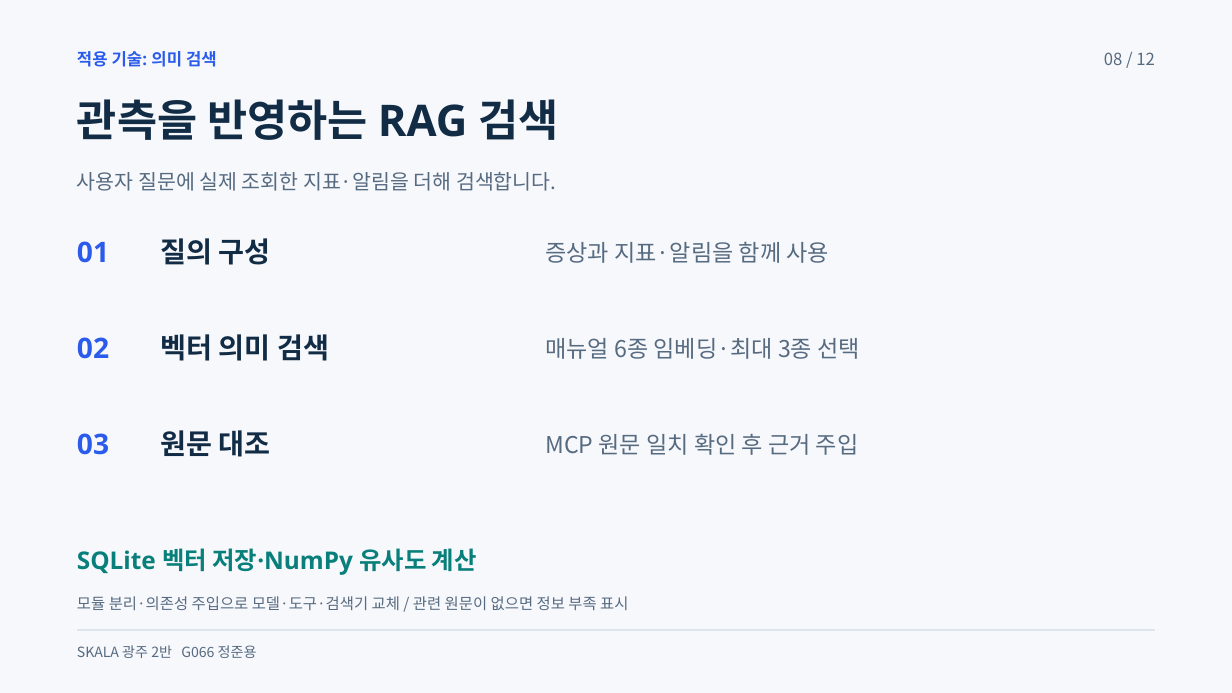
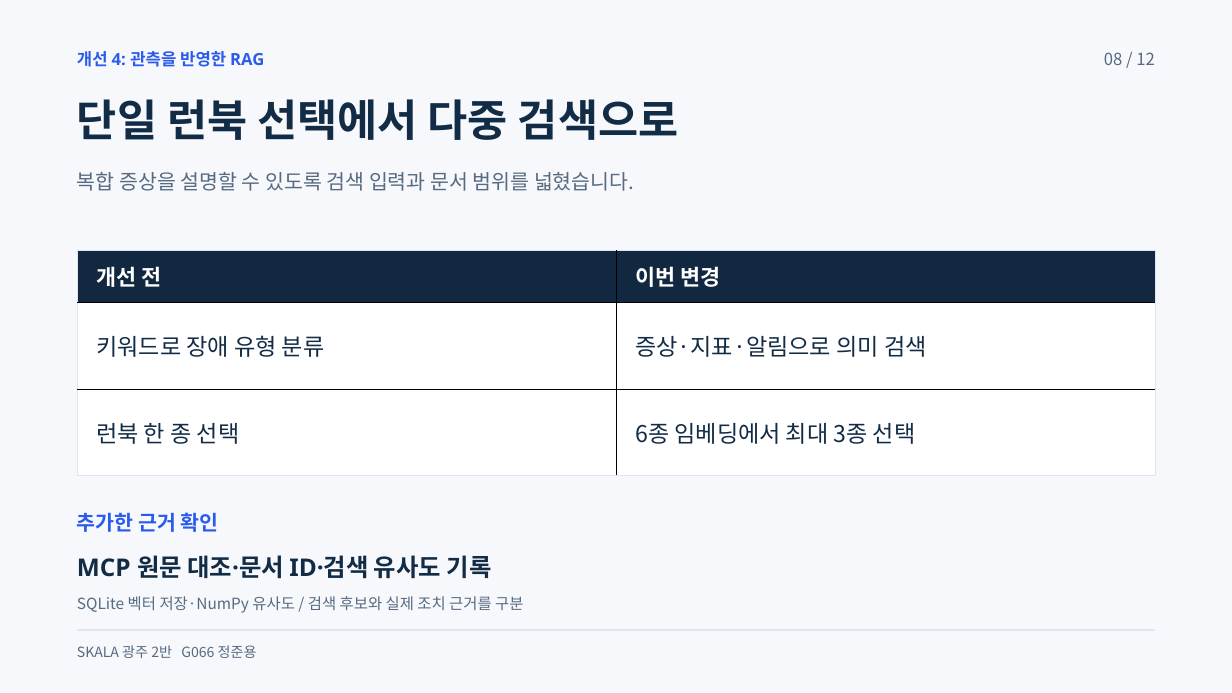
Before and after one commit to beshurl/skala-ai-mini-project, a slide deck: slide 8 of doc/presentation/운영진단_에이전트_5분발표.pptx. Drawn at 1232x693 pixels with LibreOffice and Linux fonts; fonts in the diff are those of the drawing. Boxes give left, top, right and bottom in pixels: in the first picture for what was removed or moved away, otherwise in the second. Text is boxed around its words. In the diff, an @@ line names an element or a change of style, - is before the commit and + after.

```diff
--- a/doc/presentation/운영진단_에이전트_5분발표.pptx
+++ b/doc/presentation/운영진단_에이전트_5분발표.pptx
@@ text at [77,51,264,67]: text changed @@
-적용 기술: 의미 검색
+개선 4: 관측을 반영한 RAG
@@ text at [77,99,679,140]: text changed @@
-관측을 반영하는 RAG 검색
+단일 런북 선택에서 다중 검색으로
@@ text at [77,172,634,191]: text changed @@
-사용자 질문에 실제 조회한 지표·알림을 더해 검색합니다.
+복합 증상을 설명할 수 있도록 검색 입력과 문서 범위를 넓혔습니다.
@@ text removed at [160,238,271,265] @@
-질의 구성
@@ text removed at [77,241,109,263] @@
-01
@@ table added at [77,250,1155,469], 3 rows, 2 columns @@
+개선 전 | 이번 변경
+키워드로 장애 유형 분류 | 증상·지표·알림으로 의미 검색
+런북 한 종 선택 | 6종 임베딩에서 최대 3종 선택
@@ text removed at [545,241,829,263] @@
-증상과 지표·알림을 함께 사용
@@ text removed at [77,337,109,359] @@
-02
@@ text removed at [160,334,329,361] @@
-벡터 의미 검색
@@ text removed at [545,338,860,359] @@
-매뉴얼 6종 임베딩·최대 3종 선택
@@ text removed at [77,433,109,455] @@
-03
@@ text removed at [160,430,271,457] @@
-원문 대조
@@ text removed at [545,433,859,455] @@
-MCP 원문 일치 확인 후 근거 주입
@@ text added at [77,512,219,532], 24 pt, text #2B5BEB, bold @@
+추가한 근거 확인
@@ text at [77,555,492,579]: text changed; text colour #087F7A to #122C46 @@
-SQLite 벡터 저장·NumPy 유사도 계산
+MCP 원문 대조·문서 ID·검색 유사도 기록
@@ text at [77,596,523,613]: text changed @@
-모듈 분리·의존성 주입으로 모델·도구·검색기 교체 / 관련 원문이 없으면 정보 부족 표시
+SQLite 벡터 저장·NumPy 유사도 / 검색 후보와 실제 조치 근거를 구분
```
Also in this commit, not shown: 10 other slides changed, 6 other files.
